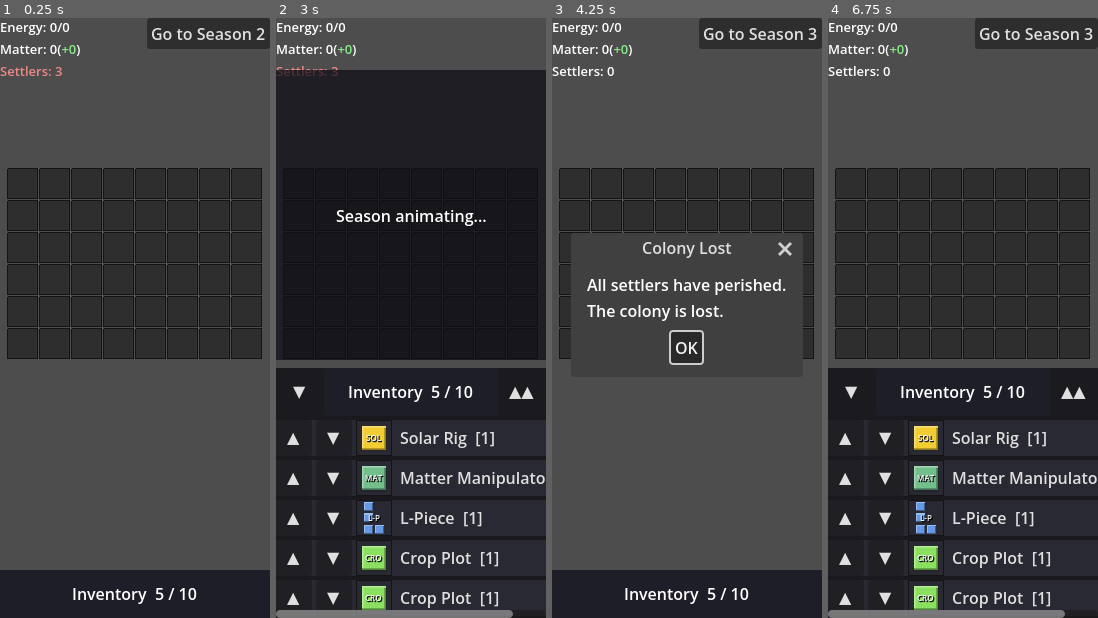
Above: before the commit, frames 1-4 (left to right).
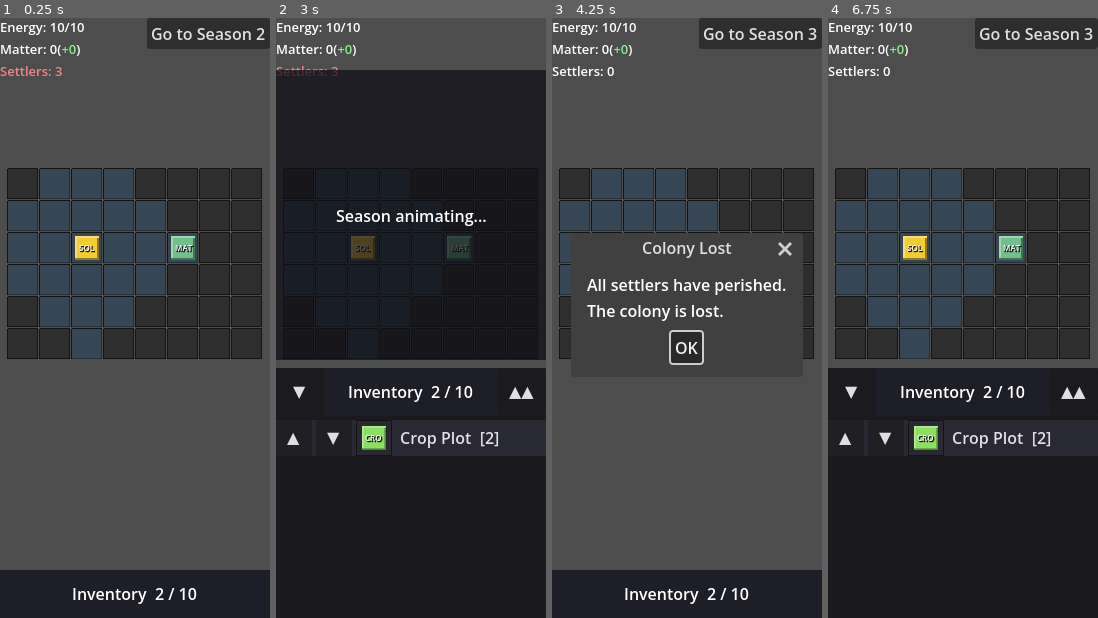
Above: after the commit, the same moments.

Repository: Kirkules/exofarm-vibe
Game: Godot game, scene res://scenes/game/game.tscn
Two runs of this game, one before a commit and one after it. Both use one fixed random seed, a clock stepped at 60 frames per second and the inputs below.
Inputs:
- Up to frame 1 (0.25 s): no input
- Up to frame 2 (3 s): click "Go to Season 2" at 0.5 s; click "Go to Season 2" at 1.25 s; click "OK" at 2 s; click "Inventory 5 / 10" (after the commit: "Inventory 2 / 10") at 2.75 s
- Up to frame 3 (4.25 s): click "▼" at 3.5 s
- Up to frame 4 (6.75 s): click "Go to Season 3" at 4.25 s; click "Go to Season 3" at 5 s; click "OK" at 5.75 s; click "Inventory 5 / 10" (after the commit: "Inventory 2 / 10") at 6.5 s

The runs differ from the first frame. In frame 1, 13% of the frame differs, in the area x 2-74%, y 0-97%; in frame 2, 6.0%; in frame 3, 5.0%; in frame 4, 18%, in the area x 0-100%, y 0-100%.

Commit message:
Pre-place buildings on grid; stack inventory items by definition
Solar Rig and Matter Manipulator now start pre-placed on the grid
(row 3 col 3 and row 3 col 6) via a new place_piece_at() method on
FarmGrid. L-Piece removed. Inventory items sharing the same definition
now group into a single row showing [count] instead of separate slots.

Co-Authored-By: Claude Sonnet 4.6 <noreply@anthropic.com>

Diff:
--- a/scenes/game/game.gd
+++ b/scenes/game/game.gd
@@ -59,14 +59,14 @@
 	_sim_overlay.size     = Vector2(270.0, grid_bottom - overlay_top)
 	_ui_layer.add_child(_sim_overlay)
 
-	# Seed inventory with starting buildings and test pieces.
+	# Pre-place starting buildings directly on the grid.
+	_place_starting_buildings()
+	# Seed inventory with starting placeable items.
 	for def: PlaceableDefinition in _starting_placeables():
 		_inventory.add(InventoryItem.new(def.display_name, def.slot_size, def))
 
-func _starting_placeables() -> Array[PlaceableDefinition]:
-	var result: Array[PlaceableDefinition] = []
-
-	# Solar Rig — produces energy each season.
+## Builds starting building definitions and places them directly on the grid.
+func _place_starting_buildings() -> void:
 	var solar_shape: PieceShape = PieceShape.new()
 	solar_shape.color = Color(0.95, 0.80, 0.20)
 	solar_shape.label = "SOL"
@@ -76,9 +76,7 @@
 	solar_rig.moveable = false
 	solar_rig.energy_production = 10
 	solar_rig.power_range = 3
-	result.append(solar_rig)
-
-	# Matter Manipulator — produces matter each season.
+
 	var matter_shape: PieceShape = PieceShape.new()
 	matter_shape.color = Color(0.45, 0.75, 0.55)
 	matter_shape.label = "MAT"
@@ -88,17 +86,22 @@
 	matter_manip.moveable = false
 	matter_manip.matter_production = 5
 	matter_manip.power_draw = 2
-	result.append(matter_manip)
-
-	# Placeholder test pieces (to be replaced by proper definitions in later phases).
-	var l_shape: PieceShape = PieceShape.new()
-	l_shape.offsets = [Vector2i(0, 0), Vector2i(1, 0), Vector2i(2, 0), Vector2i(2, 1)]
-	l_shape.color = Color(0.40, 0.60, 0.90)
-	l_shape.effect_range = 2
-	var l_piece: PlaceableDefinition = PlaceableDefinition.new()
-	l_piece.display_name = "L-Piece"
-	l_piece.shape = l_shape.with_centered_origin()
-	result.append(l_piece)
+
+	# Place each building by temporarily setting _held_item so _on_piece_placed_on_grid
+	# registers it correctly, then call place_piece_at which emits the signal.
+	for entry: Array in [
+		[solar_rig,    3, 3],
+		[matter_manip, 3, 6],
+	]:
+		var def: BuildingDefinition = entry[0]
+		var row: int                = entry[1]
+		var col: int                = entry[2]
+		_held_item = InventoryItem.new(def.display_name, 1, def)
+		farm_grid.place_piece_at(def.shape, row, col, def.display_name)
+		# _held_item cleared by _on_piece_placed_on_grid
+
+func _starting_placeables() -> Array[PlaceableDefinition]:
+	var result: Array[PlaceableDefinition] = []
 
 	var crop_shape: PieceShape = PieceShape.new()
 	crop_shape.color = Color(0.55, 0.88, 0.38)
--- a/scenes/game/grid/farm_grid.gd
+++ b/scenes/game/grid/farm_grid.gd
@@ -615,6 +615,19 @@
 		_pending_touch_idx  = _last_touch_idx
 		_pending_screen_pos = _last_input_pos
 
+## Directly place a piece on the grid without going through the hold flow.
+## Emits piece_placed_on_grid so game.gd can register the piece normally.
+## Returns the new piece_id, or -1 if the position is occupied or out of bounds.
+func place_piece_at(shape: PieceShape, row: int, col: int, hint: String = "") -> int:
+	if not grid_data.can_place(shape, row, col):
+		return -1
+	var piece_id: int = grid_data.place_piece(shape, row, col)
+	_piece_label_hints[piece_id] = hint
+	_create_piece_sprite(piece_id, shape, Vector2i(row, col))
+	piece_placed_on_grid.emit(piece_id)
+	queue_redraw()
+	return piece_id
+
 ## Rotate the currently held piece 90 degrees clockwise.
 func rotate_held_cw() -> void:
 	if _held_shape:
--- a/scenes/game/ui/inventory_ui.gd
+++ b/scenes/game/ui/inventory_ui.gd
@@ -188,10 +188,21 @@
 		return
 	var items: Array[InventoryItem] = _inventory.get_items()
 	var over: bool = _inventory.is_over_capacity()
+	# Group items that share the same data reference into a single row with a count.
+	var groups: Array = []       # Array of {item: InventoryItem, count: int}
+	var seen: Dictionary = {}    # data -> index in groups
 	for item: InventoryItem in items:
-		_item_list.add_child(_make_row(item, over))
-
-func _make_row(item: InventoryItem, inventory_over_cap: bool) -> PanelContainer:
+		var key: Variant = item.data
+		if key != null and seen.has(key):
+			groups[seen[key]]["count"] += 1
+		else:
+			if key != null:
+				seen[key] = groups.size()
+			groups.append({"item": item, "count": 1})
+	for entry: Dictionary in groups:
+		_item_list.add_child(_make_row(entry["item"], entry["count"], over))
+
+func _make_row(item: InventoryItem, count: int, inventory_over_cap: bool) -> PanelContainer:
 	var row: PanelContainer = PanelContainer.new()
 	row.custom_minimum_size = Vector2(0, ROW_H)
 	var style: StyleBoxFlat = StyleBoxFlat.new()
@@ -241,7 +252,7 @@
 		icon_btn.add_child(icon_label)
 
 	var lbl: Button = Button.new()
-	lbl.text = "%s  [%d]" % [item.display_name, item.slot_size]
+	lbl.text = "%s  [%d]" % [item.display_name, count]
 	lbl.size_flags_horizontal = Control.SIZE_EXPAND_FILL
 	lbl.alignment = HORIZONTAL_ALIGNMENT_LEFT
 	lbl.flat = true
